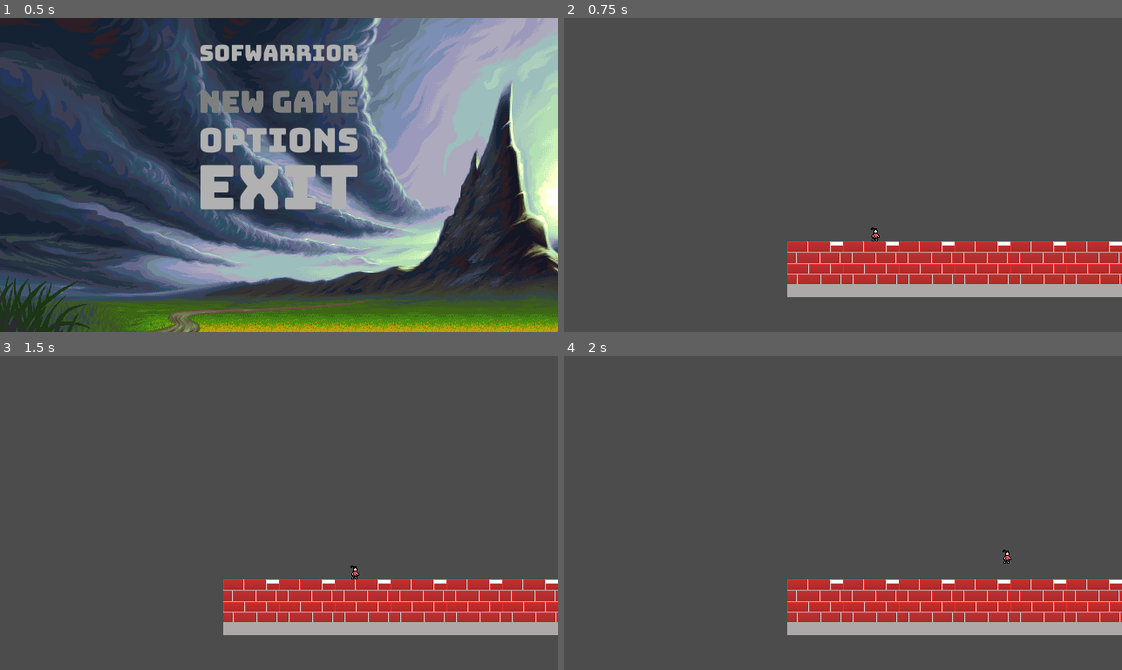
Above: before the commit, frames 1-4 (two rows, left to right).
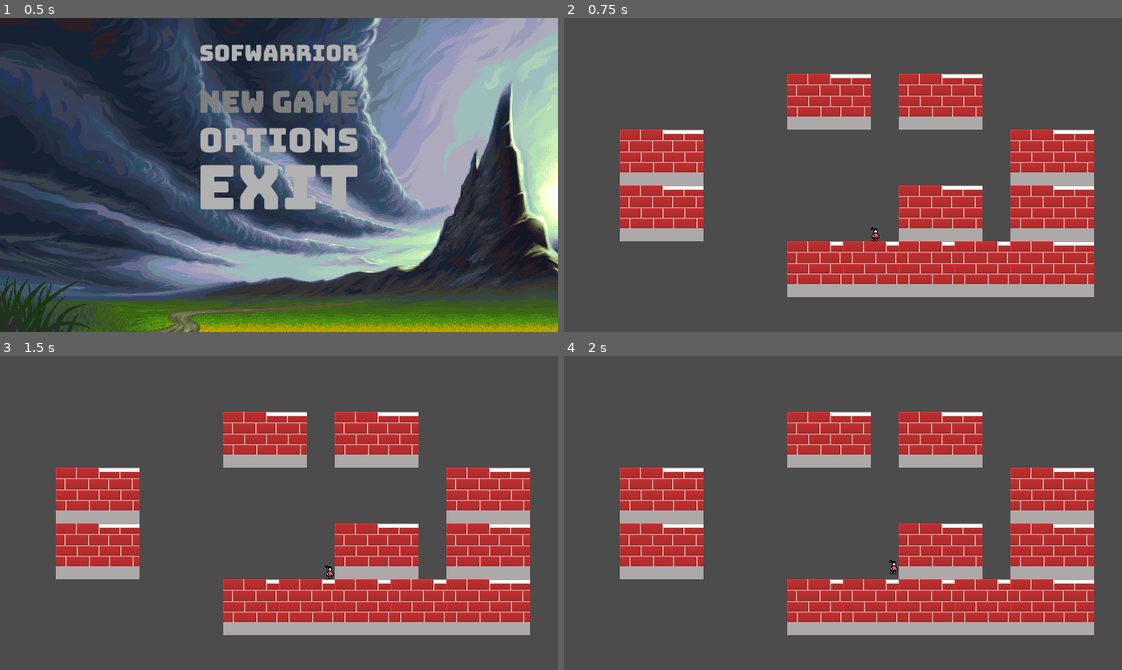
Above: after the commit, the same moments.

Repository: marcelo-lemos/Softwarrior
Game: Godot game, scene res://Nodes/UI/TitleScreen.tscn
The game is run twice, just before and just after one commit, with the same random seed, the same clock (stepped at 60 frames per second) and the same inputs.
Inputs (mouse positions are in pixels of both pictures, inside the frame that each line leads up to):
- Up to frame 1 (0.5 s): no input
- Up to frame 2 (0.75 s): click (843, 102) at 0.5 s
- Up to frame 3 (1.5 s): tap Enter (ui_accept) at 1.25 s; hold Right (ui_right) from 1.28 s (still down); hold C (dash, bound only after the commit) from 1.28 s (still down)
- Up to frame 4 (2 s): keep holding Right (ui_right); keep holding C (dash, bound only after the commit); tap Z (jump) at 1.52, 1.55, 1.82 s

Frame 1 is identical in both runs. In frame 2, 20% of the frame differs, in the area x 10-100%, y 17-89%; in frame 3, 20%; in frame 4, 20%.

Commit message:
dash and double jump states + some cleaning

Diff:
--- a/game/Nodes/Characters/BaseChar.tscn
+++ /dev/null
@@ -1,18 +0,0 @@
-[gd_scene load_steps=3 format=2]
-
-[ext_resource path="res://Nodes/Characters/BaseController.gd" type="Script" id=1]
-
-[sub_resource type="CapsuleShape2D" id=1]
-
-[node name="BaseChar" type="KinematicBody2D"]
-collision_layer = 4
-script = ExtResource( 1 )
-
-[node name="Sprite" type="AnimatedSprite" parent="."]
-
-[node name="Node2D" type="Node2D" parent="."]
-
-[node name="Area2D" type="Area2D" parent="."]
-
-[node name="CollisionShape2D" type="CollisionShape2D" parent="Area2D"]
-shape = SubResource( 1 )
--- a/game/Nodes/Characters/BaseController.gd
+++ /dev/null
@@ -1,22 +0,0 @@
-extends KinematicBody2D
-
-const SLOPE_SLIDE_STOP = 25
-
-var linear_vel = Vector2()
-var floor_normal = Vector2.UP
-var gravity = 900.0 #talvez mudar
-var stateMachine : StateMachine
-onready var sprite = $Sprite
-#talvez o Raycast ainda vai ser util
-#onready var raycast_manager = $RaycastManager
-func _ready():
-	stateMachine = load("res://Scripts/StateMachine/StateMachine.gd").new(self,sprite)
-
-func move():
-	linear_vel = move_and_slide(linear_vel, floor_normal, SLOPE_SLIDE_STOP)
-
-func apply_gravity(delta):
-	linear_vel += gravity * delta * -floor_normal
-
-func _physics_process(delta):
-	stateMachine.update(delta)
--- /dev/null
+++ b/game/Nodes/Characters/Player/Dash.gd
@@ -0,0 +1,32 @@
+extends "PlayerBaseState.gd"
+
+const DASH_VELOCITY = 500
+const DASH_DURATION = 0.2
+
+var dash_time_count = 0.0
+
+func enter():
+	print("Entering DASH")
+	dash_time_count = 0.0
+	player.has_dash = false
+	.enter()
+
+func exit():
+	print("Exiting DASH")
+	.exit()
+
+func handle_input(event):
+	return .handle_input(event)
+
+func update(delta):
+	player.velocity.y = 0.0
+
+	if sprite.flip_h == false:
+		player.velocity.x = DASH_VELOCITY
+	else:
+		player.velocity.x = -DASH_VELOCITY
+
+	dash_time_count += delta
+	if dash_time_count >= DASH_DURATION:
+		emit_signal("finished", "previous")
+	.update(delta)
--- a/game/Nodes/Characters/Player/Jump.gd
+++ b/game/Nodes/Characters/Player/Jump.gd
@@ -4,28 +4,27 @@
 const AIR_MOVE_SPEED = 200
 var jump_var_height = 100
 
-# Initialize the state. E.g. change the animation
 func enter():
-	velocity.y = JUMP_FORCE
-	velocity = body.move_and_slide(velocity, NORMAL)
+	print("Entered JUMP")
+	player.velocity.y = JUMP_FORCE
 
-# Clean up the state. Reinitialize values like a timer
 func exit():
+	print("Exiting JUMP")
 	.exit()
 
 func handle_input(event):
+	if event.is_action_pressed("jump") and player.has_double_jump:
+		emit_signal("finished", "second_jump")
 	.handle_input(event)
 
 func update(delta):
-	velocity.y += GRAVITY
-
 	if body.is_on_floor():
 		emit_signal("finished", "move")
 
 	var input_direction = get_input_direction()
-	velocity.x = input_direction[0] * AIR_MOVE_SPEED
+	player.velocity.x = input_direction[0] * AIR_MOVE_SPEED
 
-	velocity.x = lerp(velocity.x,velocity.x,0.15)
+	player.velocity.x = lerp(player.velocity.x, player.velocity.x, 0.15)
 
 	if(Input.is_action_just_released("jump")):
 		check_jump_cut(jump_var_height)
@@ -33,5 +32,5 @@
 	.update(delta)
 
 func check_jump_cut(jump_height):
-	if velocity.y < -jump_height:
-		velocity.y = -jump_height
+	if player.velocity.y < -jump_height:
+		player.velocity.y = -jump_height
--- a/game/Nodes/Characters/Player/MidAir.gd
+++ b/game/Nodes/Characters/Player/MidAir.gd
@@ -1,21 +1,14 @@
-extends "Motion.gd"
+extends "Jump.gd"
 
-const AIR_MOVE_SPEED = 150
-
-# Initialize the state. E.g. change the animation
 func enter():
+	print("Entering MIDAIR")
 	pass
 
-# Clean up the state. Reinitialize values like a timer
 func exit():
-	.exit()
+	print("Exiting MIDAIR")
 
 func handle_input(event):
 	.handle_input(event)
 
 func update(delta):
-	if body.is_on_floor():
-		emit_signal("finished", "move")
-	var input_direction = get_input_direction()
-	velocity.x = input_direction[0] * AIR_MOVE_SPEED
 	.update(delta)
--- a/game/Nodes/Characters/Player/Motion.gd
+++ b/game/Nodes/Characters/Player/Motion.gd
@@ -1,14 +1,8 @@
-extends "../State.gd"
-
-const GRAVITY = 10
-const NORMAL  = Vector2(0,-1)
-
-var velocity = Vector2(0,0.05)
-onready var body = get_node("../..")
-onready var sprite = body.get_node("Sprite")
-
+extends "PlayerBaseState.gd"
 
 func handle_input(event):
+	if event.is_action_pressed("dash") and player.has_dash:
+		emit_signal("finished", "dash")
 	.handle_input(event)
 
 func get_input_direction():
@@ -20,10 +14,9 @@
 
 func update(delta):
 	check_sprite_dir()
-	velocity = body.move_and_slide(velocity, NORMAL)
 
 func check_sprite_dir():
-	if velocity.x > 0:
+	if player.velocity.x > 0:
 		sprite.flip_h = false
-	elif velocity.x < 0:
+	elif player.velocity.x < 0:
 		sprite.flip_h = true
--- a/game/Nodes/Characters/Player/Move.gd
+++ b/game/Nodes/Characters/Player/Move.gd
@@ -3,13 +3,18 @@
 const MOVE_SPEED = 250
 
 func enter():
+	print("Entering MOVE")
 	.enter()
+
+func exit():
+	print("Exiting MOVE")
 
 func handle_input(event):
 	return .handle_input(event)
 
 func update(delta):
-	velocity.y += GRAVITY
+	player.velocity.x = get_input_direction()[0] * MOVE_SPEED
 
-	velocity.x = get_input_direction()[0] * MOVE_SPEED
+	if !body.is_on_floor():
+		emit_signal("finished", "mid_air")
 	.update(delta)
--- a/game/Nodes/Characters/Player/OnGround.gd
+++ b/game/Nodes/Characters/Player/OnGround.gd
@@ -1,9 +1,11 @@
 extends "Motion.gd"
 
 func handle_input(event):
-	if body.is_on_floor() and event.is_action_pressed("jump"):
+	if event.is_action_pressed("jump") and body.is_on_floor():
 		emit_signal("finished", "jump")
 	return .handle_input(event)
 
 func update(delta):
+	player.has_dash = true
+	player.has_double_jump = true
 	.update(delta)
--- /dev/null
+++ b/game/Nodes/Characters/Player/OnWall.gd
@@ -0,0 +1,13 @@
+extends Node
+
+# Declare member variables here. Examples:
+# var a = 2
+# var b = "text"
+
+# Called when the node enters the scene tree for the first time.
+func _ready():
+	pass # Replace with function body.
+
+# Called every frame. 'delta' is the elapsed time since the previous frame.
+#func _process(delta):
+#	pass
--- a/game/Nodes/Characters/Player/Player.tscn
+++ b/game/Nodes/Characters/Player/Player.tscn
@@ -1,34 +1,52 @@
-[gd_scene load_steps=7 format=2]
+[gd_scene load_steps=12 format=2]
 
-[ext_resource path="res://Nodes/Characters/GenericCharacter.tscn" type="PackedScene" id=1]
-[ext_resource path="res://Assets/Sprites/MC/MapCharIdle0000.png" type="Texture" id=2]
-[ext_resource path="res://Nodes/Characters/Player/PlayerStateMachine.gd" type="Script" id=3]
-[ext_resource path="res://Nodes/Characters/Player/Move.gd" type="Script" id=4]
-[ext_resource path="res://Nodes/Characters/Player/Jump.gd" type="Script" id=5]
+[ext_resource path="res://Nodes/Characters/Player/PlayerController.gd" type="Script" id=1]
+[ext_resource path="res://Nodes/Characters/GenericCharacter.tscn" type="PackedScene" id=2]
+[ext_resource path="res://Assets/Sprites/MC/MapCharIdle0000.png" type="Texture" id=3]
+[ext_resource path="res://Nodes/Characters/Player/PlayerStateMachine.gd" type="Script" id=4]
+[ext_resource path="res://Nodes/Characters/Player/Move.gd" type="Script" id=5]
+[ext_resource path="res://Nodes/Characters/Player/Jump.gd" type="Script" id=6]
+[ext_resource path="res://Nodes/Characters/Player/Dash.gd" type="Script" id=7]
+[ext_resource path="res://Nodes/Characters/Player/MidAir.gd" type="Script" id=8]
+[ext_resource path="res://Nodes/Characters/Player/OnWall.gd" type="Script" id=9]
+[ext_resource path="res://Nodes/Characters/Player/SecondJump.gd" type="Script" id=10]
 
 [sub_resource type="RectangleShape2D" id=1]
 extents = Vector2( 6.11917, 8.2581 )
 
 [node name="MainCharacter" type="Node2D"]
+script = ExtResource( 1 )
 
-[node name="GenericCharacter" parent="." instance=ExtResource( 1 )]
+[node name="GenericCharacter" parent="." instance=ExtResource( 2 )]
 position = Vector2( 509.45, 168.75 )
 
 [node name="Sprite" parent="GenericCharacter" index="0"]
-texture = ExtResource( 2 )
+texture = ExtResource( 3 )
 
 [node name="CollisionShape2D" parent="GenericCharacter" index="1"]
 position = Vector2( 0.15, 0.06 )
 shape = SubResource( 1 )
 
 [node name="StateMachine" type="Node" parent="GenericCharacter"]
-script = ExtResource( 3 )
+script = ExtResource( 4 )
 START_STATE = NodePath("Move")
 
 [node name="Move" type="Node" parent="GenericCharacter/StateMachine"]
-script = ExtResource( 4 )
+script = ExtResource( 5 )
 
 [node name="Jump" type="Node" parent="GenericCharacter/StateMachine"]
-script = ExtResource( 5 )
+script = ExtResource( 6 )
+
+[node name="Dash" type="Node" parent="GenericCharacter/StateMachine"]
+script = ExtResource( 7 )
+
+[node name="MidAir" type="Node" parent="GenericCharacter/StateMachine"]
+script = ExtResource( 8 )
+
+[node name="OnWall" type="Node" parent="GenericCharacter/StateMachine"]
+script = ExtResource( 9 )
+
+[node name="SecondJump" type="Node" parent="GenericCharacter/StateMachine"]
+script = ExtResource( 10 )
 
 [editable path="GenericCharacter"]
--- /dev/null
+++ b/game/Nodes/Characters/Player/PlayerBaseState.gd
@@ -0,0 +1,21 @@
+extends "res://Nodes/Characters/State.gd"
+
+const GRAVITY = 10
+const NORMAL  = Vector2(0,-1)
+
+onready var player = get_node("../../..")
+onready var body = get_node("../..")
+onready var sprite = body.get_node("Sprite")
+
+func enter():
+	pass
+
+# Clean up the state. Reinitialize values like a timer
+func exit():
+	pass
+
+func handle_input(event):
+	pass
+
+func update(delta):
+	pass
--- /dev/null
+++ b/game/Nodes/Characters/Player/PlayerController.gd
@@ -0,0 +1,16 @@
+extends Node2D
+
+const NORMAL = Vector2(0,-1)
+
+#physics vars
+onready var body = get_node("GenericCharacter")
+var velocity = Vector2(0,0.2)
+var apply_gravity = true
+
+#gameplay vars
+var has_dash = true
+var has_double_jump = true
+
+func _process(delta):
+	velocity.y += 10
+	velocity = body.move_and_slide(velocity, NORMAL)
--- a/game/Nodes/Characters/Player/PlayerStateMachine.gd
+++ b/game/Nodes/Characters/Player/PlayerStateMachine.gd
@@ -4,13 +4,16 @@
 	states_map = {
 		"move": $Move,
 		"jump": $Jump,
-		"mid_air": $MidAir
+		"dash": $Dash,
+		"mid_air": $MidAir,
+		"on_wall": $OnWall,
+		"second_jump": $SecondJump
 	}
 
 func _change_state(state_name):
 	if not _active:
 		return
-	if state_name in ["jump"]:
+	if state_name in ["jump", "dash"]:
 		states_stack.push_front(states_map[state_name])
 
 	._change_state(state_name)
--- /dev/null
+++ b/game/Nodes/Characters/Player/SecondJump.gd
@@ -0,0 +1,17 @@
+extends "Jump.gd"
+
+const SECOND_JUMP_HEIGHT = -200
+
+func enter():
+	print("Entering DJ")
+	player.has_double_jump = false
+	player.velocity.y = SECOND_JUMP_HEIGHT
+
+func exit():
+	print("Exiting DJ")
+
+func handle_input(event):
+	.handle_input(event)
+
+func update(delta):
+	.update(delta)
--- a/game/Nodes/Characters/StateMachine.gd
+++ b/game/Nodes/Characters/StateMachine.gd
@@ -45,8 +45,5 @@
 
 	current_state = states_stack[0]
 
-
-	print(state_name)
-
 	if state_name != "previous":
 		current_state.enter()
--- a/game/Nodes/Stages/TestStage.tscn
+++ b/game/Nodes/Stages/TestStage.tscn
@@ -8,7 +8,7 @@
 [node name="TileMap" type="TileMap" parent="."]
 tile_set = ExtResource( 1 )
 format = 1
-tile_data = PoolIntArray( 262148, 0, 0, 262149, 0, 0, 262150, 0, 0, 262151, 0, 0, 262152, 0, 0, 262153, 0, 0, 262154, 0, 0, 262155, 0, 0, 262156, 0, 0 )
+tile_data = PoolIntArray( 65540, 0, 0, 65542, 0, 0, 131073, 0, 0, 131080, 0, 0, 196609, 0, 0, 196614, 0, 0, 196616, 0, 0, 262148, 0, 0, 262149, 0, 0, 262150, 0, 0, 262151, 0, 0, 262152, 0, 0 )
 
 [node name="Player" parent="." instance=ExtResource( 2 )]
 position = Vector2( -140.64, 14.723 )
--- a/game/project.godot
+++ b/game/project.godot
@@ -73,6 +73,11 @@
 "events": [ Object(InputEventKey,"resource_local_to_scene":false,"resource_name":"","device":0,"alt":false,"shift":false,"control":false,"meta":false,"command":false,"pressed":false,"scancode":90,"unicode":0,"echo":false,"script":null)
  ]
 }
+dash={
+"deadzone": 0.5,
+"events": [ Object(InputEventKey,"resource_local_to_scene":false,"resource_name":"","device":0,"alt":false,"shift":false,"control":false,"meta":false,"command":false,"pressed":false,"scancode":67,"unicode":0,"echo":false,"script":null)
+ ]
+}
 
 [rendering]
 
